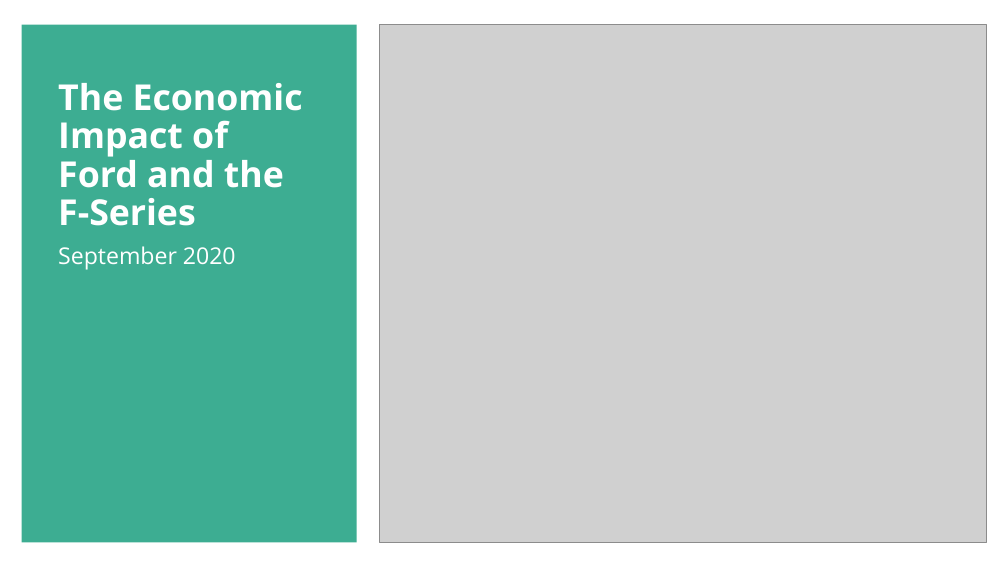
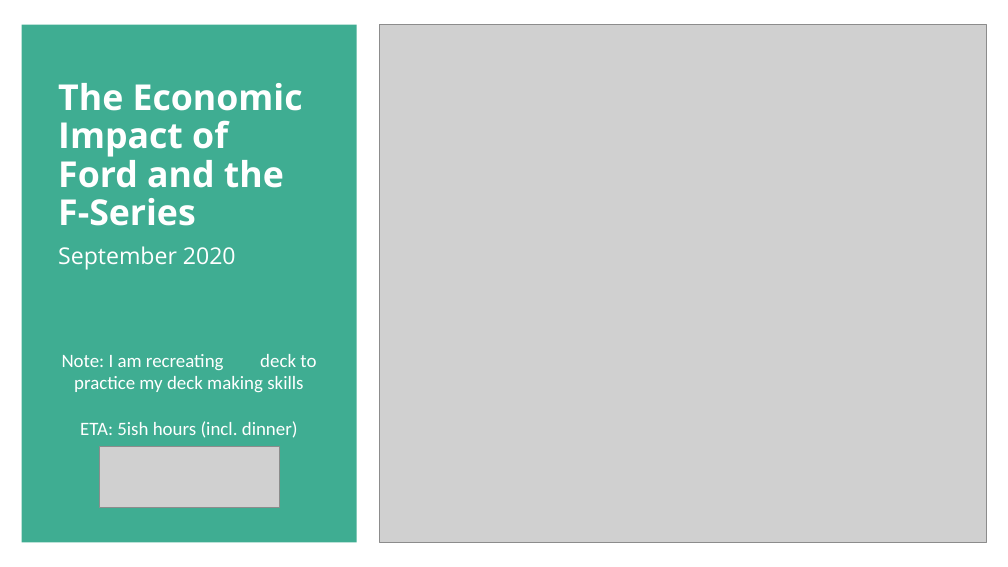
Before and after one commit to mitchtli/powerpoint-templates, a slide deck: slide 1 of BCG_Ford_Remake/BCG_Ford_WIP.pptx. Drawn at 1008x567 pixels with LibreOffice and Linux fonts; fonts in the diff are those of the drawing; grey boxes stand for pictures. Boxes give left, top, right and bottom in pixels: in the first picture for what was removed or moved away, otherwise in the second. Text is boxed around its words. In the diff, an @@ line names an element or a change of style, - is before the commit and + after.

```diff
--- a/BCG_Ford_Remake/BCG_Ford_WIP.pptx
+++ b/BCG_Ford_Remake/BCG_Ford_WIP.pptx
@@ rectangle at [21,24,356,542]: fill #3DAD92 to #3FAD92 @@
@@ text added at [62,354,316,438], 18 pt, text #FFFFFF @@
+Note: I am recreating this deck to practice my deck making skills
+ETA: 5ish hours (incl. dinner)
@@ picture added at [100,447,280,508] @@
```
Also in this commit, not shown: 4 slides added, 3 other files.
